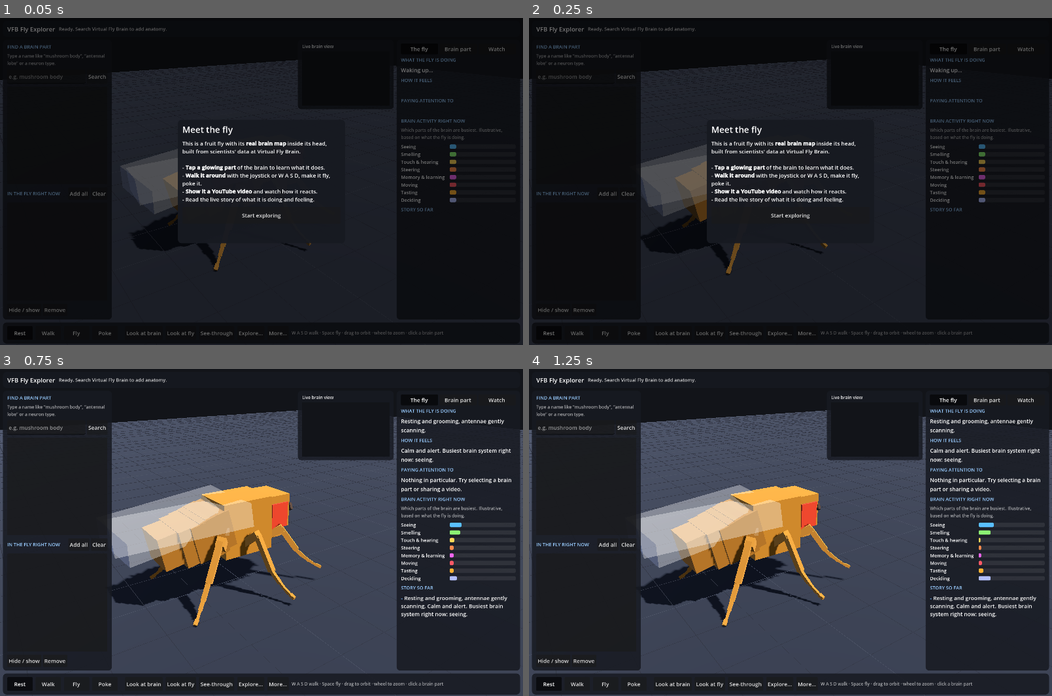
Above: before the commit, frames 1-4 (two rows, left to right).
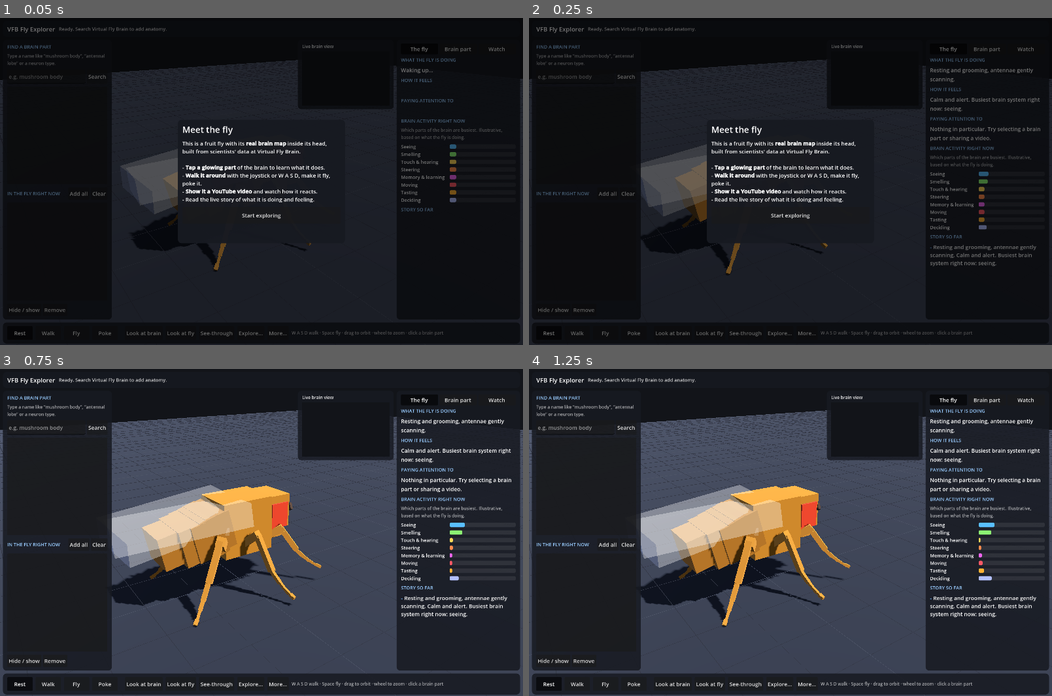
Above: after the commit, the same moments.

Repository: biosphobia/vfb
Game: Godot game, scene res://scenes/main.tscn
The game is run twice, just before and just after one commit, with the same random seed, the same clock (stepped at 60 frames per second) and the same inputs.
Inputs:
- Up to frame 1 (0.05 s): no input
- Up to frame 2 (0.25 s): no input
- Up to frame 3 (0.75 s): click "Start exploring" at 0.5 s
- Up to frame 4 (1.25 s): no input

Frame 1 is identical in both runs. In frame 2, 1.9% of the frame differs, in the area x 76-98%, y 15-76%; in frame 3, less than 0.1%; in frame 4, less than 0.1%.

Commit message:
Web: native link input for YouTube links (phones cannot paste into canvas text)
Godot text boxes inside the web canvas do not open the keyboard or accept
paste on phones. The shell now overlays a real <input> with Paste / Show
buttons on the Watch panel; submitting calls back into the app through the
JS bridge. The Godot text row stays on desktop builds. Also enables Godot's
virtual keyboard so the search box works on phones.

Co-Authored-By: Claude Fable 5.1 <noreply@anthropic.com>
Claude-Session: https://claude.ai/code/session_01PJbC973iR4g98Gs1Dy47YZ

Diff:
--- a/godot/scripts/explorer_ui.gd
+++ b/godot/scripts/explorer_ui.gd
@@ -59,6 +59,7 @@
 var brain_pip: PanelContainer
 var brain_pip_tex: TextureRect
 var video_box: LineEdit
+var link_slot: Control
 var video_slot: Control
 var video_thumb: TextureRect
 var video_title: Label
@@ -263,6 +264,16 @@
 	video_box.text_submitted.connect(func(t): video_requested.emit(t))
 	row.add_child(video_box)
 	_button(row, "Show", func(): video_requested.emit(video_box.text)).custom_minimum_size.y = 40
+	# On the web the browser draws a real input on top of this slot (phones cannot
+	# type or paste into a canvas text box); the Godot row above is hidden there.
+	link_slot = Control.new()
+	link_slot.custom_minimum_size = Vector2(0, 44)
+	link_slot.size_flags_horizontal = Control.SIZE_EXPAND_FILL
+	v.add_child(link_slot)
+	if WebBridge.is_web():
+		row.visible = false
+	else:
+		link_slot.visible = false
 	video_slot = Control.new()
 	video_slot.custom_minimum_size = Vector2(0, 170)
 	video_slot.size_flags_horizontal = Control.SIZE_EXPAND_FILL
@@ -703,6 +714,11 @@
 	return {"rect": video_slot.get_global_rect(), "visible": visible_now}
 
 
+## Rect of the native link input slot in logical pixels, and whether it is on screen.
+func link_slot_rect() -> Dictionary:
+	return {"rect": link_slot.get_global_rect(), "visible": link_slot.is_visible_in_tree() and (welcome == null or not welcome.visible)}
+
+
 func mini_video_rect() -> Rect2:
 	var top := 8.0 + 44.0 + 8.0
 	return Rect2(Vector2(8, top), Vector2(176, 99))
--- a/godot/scripts/main.gd
+++ b/godot/scripts/main.gd
@@ -163,6 +163,9 @@
 	if not manifest.is_empty():
 		_load_bundled.call_deferred()
 	_check_api.call_deferred()
+	WebBridge.expose("onVideoLink", func(args: Array):
+		if args.size() > 0:
+			_start_video(str(args[0])))
 	var v := WebBridge.query_param("v")
 	if not v.is_empty():
 		_start_video.call_deferred(v)
@@ -390,7 +393,7 @@
 	if _idle_variant_timer > 9.0:
 		_idle_variant_timer = 0.0
 		_idle_variant += 1
-	if _ctx_timer > 0.25:
+	if _ctx_timer > 0.1:
 		_ctx_timer = 0.0
 		var ctx := _context()
 		activity.set_context(ctx)
@@ -422,11 +425,16 @@
 
 
 func _update_video_overlay() -> void:
-	if not WebBridge.is_web() or not watch.has_video():
+	if not WebBridge.is_web():
+		return
+	var f := get_tree().root.content_scale_factor / maxf(WebBridge.device_pixel_ratio(), 0.01)
+	var link := ui.link_slot_rect()
+	var lr: Rect2 = link["rect"]
+	WebBridge.set_link_rect(Rect2(lr.position * f, lr.size * f), bool(link["visible"]))
+	if not watch.has_video():
 		return
 	var info := ui.video_slot_rect()
 	var rect: Rect2 = info["rect"] if info["visible"] else ui.mini_video_rect()
-	var f := get_tree().root.content_scale_factor / maxf(WebBridge.device_pixel_ratio(), 0.01)
 	WebBridge.set_video_rect(Rect2(rect.position * f, rect.size * f), true)
 
 
@@ -464,6 +472,7 @@
 	if not watch.load(text):
 		ui.set_status("That doesn't look like a YouTube link.")
 		return
+	WebBridge.set_link_value("")
 	ui.set_status("Loading video…")
 	ui.show_watch_tab()
 	_face_viewer = true
--- a/godot/scripts/web_bridge.gd
+++ b/godot/scripts/web_bridge.gd
@@ -68,6 +68,16 @@
 		int(rect.position.x), int(rect.position.y), int(rect.size.x), int(rect.size.y), "true" if visible else "false"])
 
 
+## Position the native link input (CSS pixels). Web only.
+static func set_link_rect(rect: Rect2, visible: bool) -> void:
+	eval("window.vfbSetLinkRect && window.vfbSetLinkRect(%d,%d,%d,%d,%s)" % [
+		int(rect.position.x), int(rect.position.y), int(rect.size.x), int(rect.size.y), "true" if visible else "false"])
+
+
+static func set_link_value(text: String) -> void:
+	eval("window.vfbSetLinkValue && window.vfbSetLinkValue(%s)" % JSON.stringify(text))
+
+
 static func copy_text(text: String) -> bool:
 	if not is_web():
 		DisplayServer.clipboard_set(text)
Not shown, changed: godot/export_presets.cfg
Not shown, changed: godot/web/shell.html
